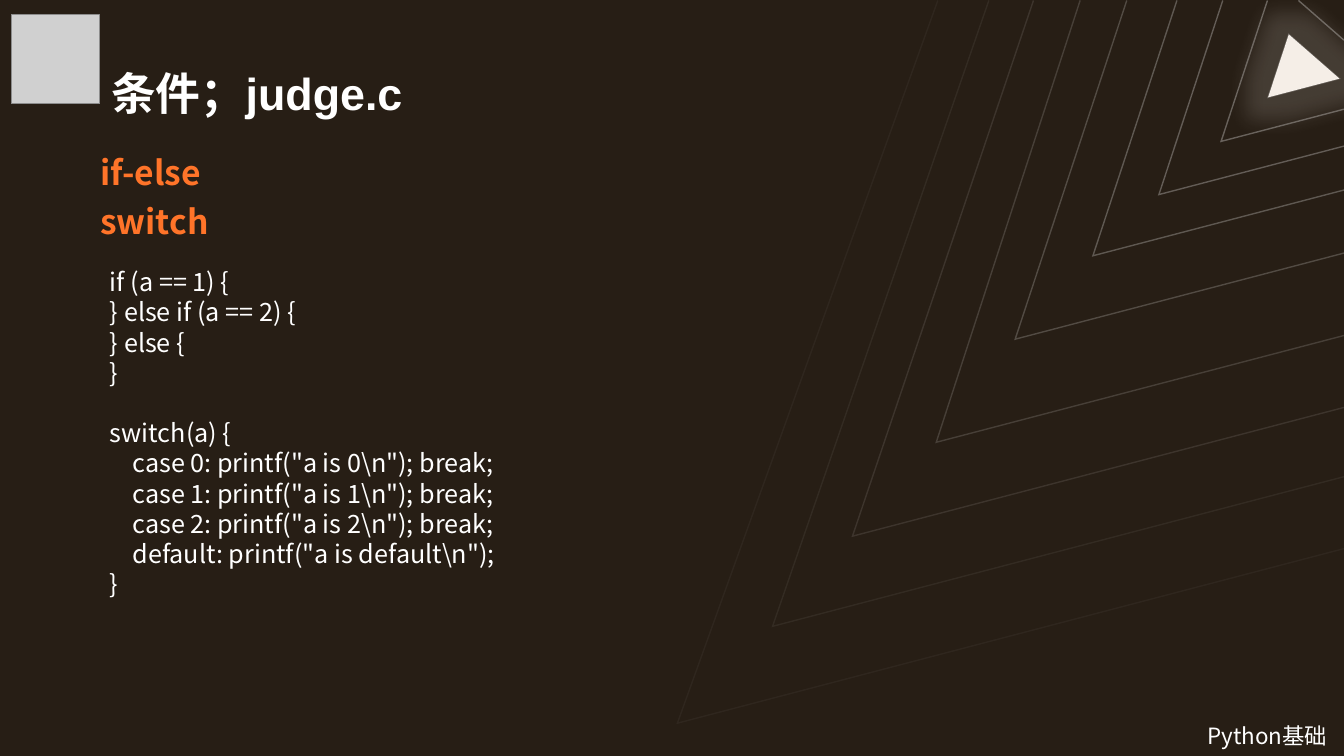
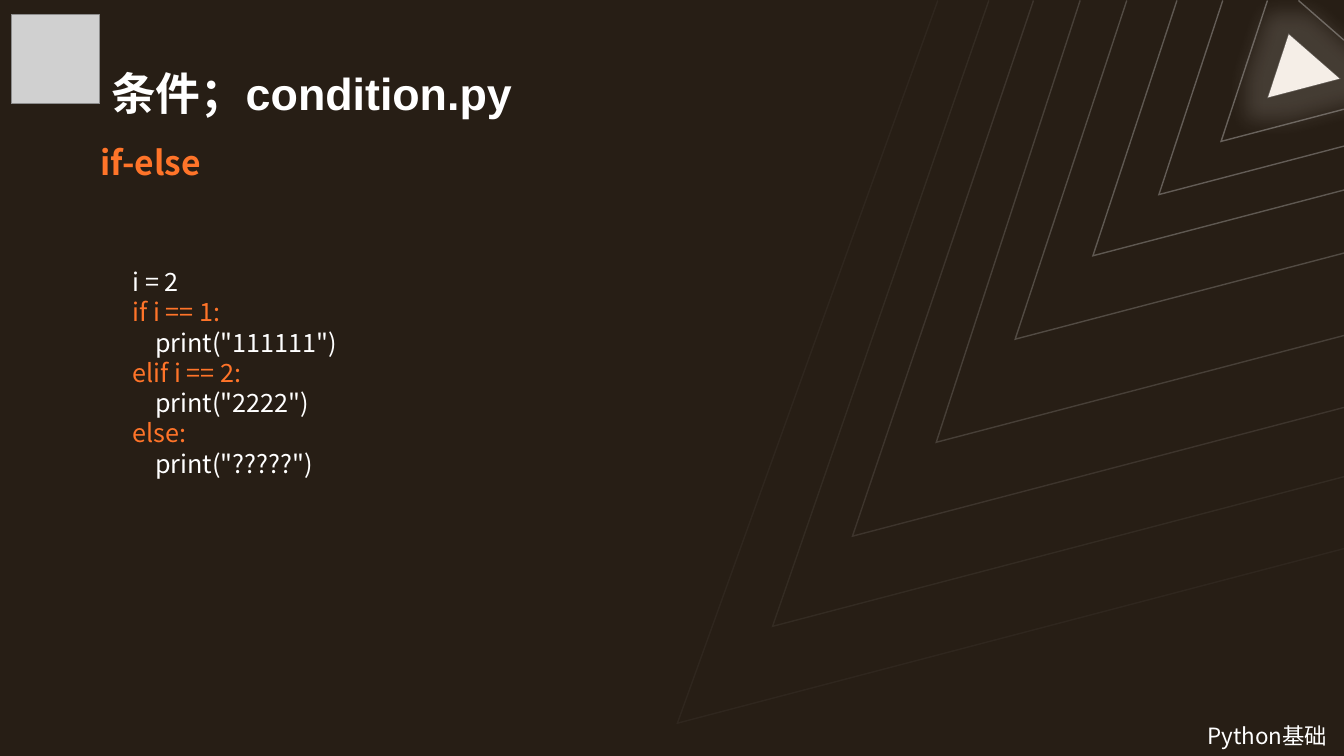
Before and after one commit to Wannerfi/CodingCourse, a slide deck: slide 14 of 5Python基础.pptx (slide 13 before the commit). Drawn at 1344x756 pixels with LibreOffice and Linux fonts; fonts in the diff are those of the drawing; grey boxes stand for pictures. Boxes give left, top, right and bottom in pixels: in the first picture for what was removed or moved away, otherwise in the second. Text is boxed around its words. In the diff, an @@ line names an element or a change of style, - is before the commit and + after.

```diff
--- a/5Python基础.pptx
+++ b/5Python基础.pptx
@@ title at <box>111,72,512,120</box>: text changed @@
-条件；judge.c
+条件；condition.py
@@ text at <box>100,206,209,235</box>: paragraph removed @@
-switch
@@ text at <box>133,271,337,479</box>: text changed @@
-if (a == 1) {
-} else if (a == 2) {
-} else {
-}
-switch(a) {
-case 0: printf("a is 0\n"); break;
-case 1: printf("a is 1\n"); break;
-case 2: printf("a is 2\n"); break;
-default: printf("a is default\n");
-}
+i = 2
+if i == 1:
+print("111111")
+elif i == 2:
+print("2222")
+else:
+print("?????")
```
Also in this commit, not shown: 7 other slides changed, 11 slides added, 5 slides removed, 13 other files.
